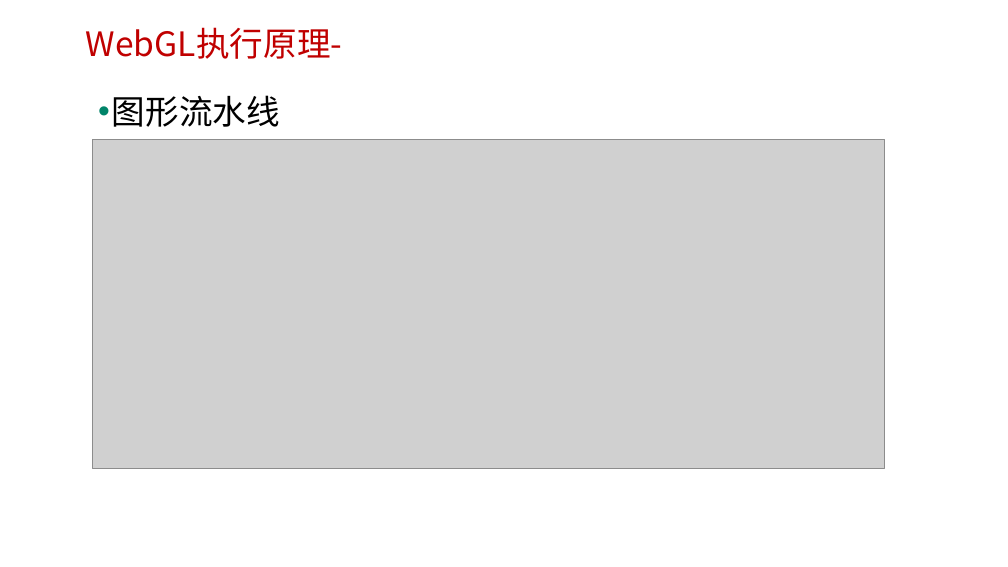
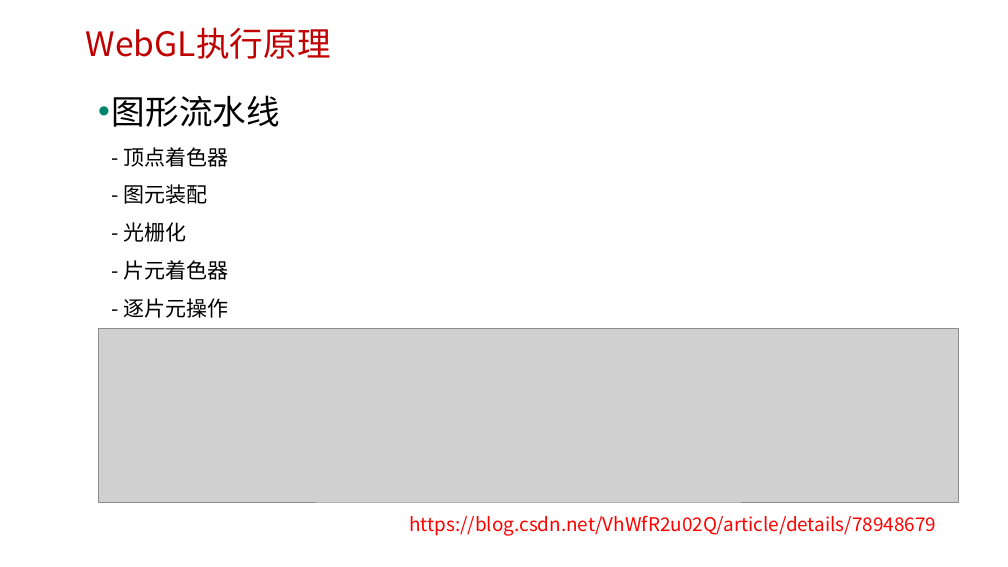
Before and after one commit to edu2act/course-H5-Animation-and-Game-Development, a slide deck: slide 18 of materials/slides/ch01.pptx. Drawn at 1008x567 pixels with LibreOffice and Linux fonts; fonts in the diff are those of the drawing; grey boxes stand for pictures; background and template pictures are left out. Boxes give left, top, right and bottom in pixels: in the first picture for what was removed or moved away, otherwise in the second. Text is boxed around its words. In the diff, an @@ line names an element or a change of style, - is before the commit and + after.

```diff
--- a/materials/slides/ch01.pptx
+++ b/materials/slides/ch01.pptx
@@ text at (x1=86, y1=27, x2=331, y2=59): text changed @@
-WebGL执行原理-
+WebGL执行原理
@@ text at (x1=112, y1=95, x2=280, y2=318): text changed; size 32 to 20 pt @@
-• 图形流水线
+• 图形流水线
+  - 顶点着色器
+  - 图元装配
+  - 光栅化
+  - 片元着色器
+  - 逐片元操作
@@ picture removed at (x1=92, y1=139, x2=885, y2=468) @@
@@ picture added at (x1=99, y1=328, x2=959, y2=502) @@
@@ text added at (x1=409, y1=515, x2=936, y2=536), 18 pt, text #FF0000 @@
+https://blog.csdn.net/VhWfR2u02Q/article/details/78948679
```
Also in this commit, not shown: 4 other slides changed, 1 other file.
